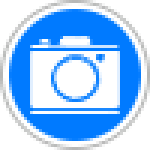
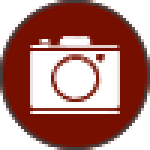
The second 150×150 image is a revision of the first. Changes to its layers:
painted on "Border" over [0, 0, 150, 150]
painted on "Background" over [0, 0, 150, 150]
